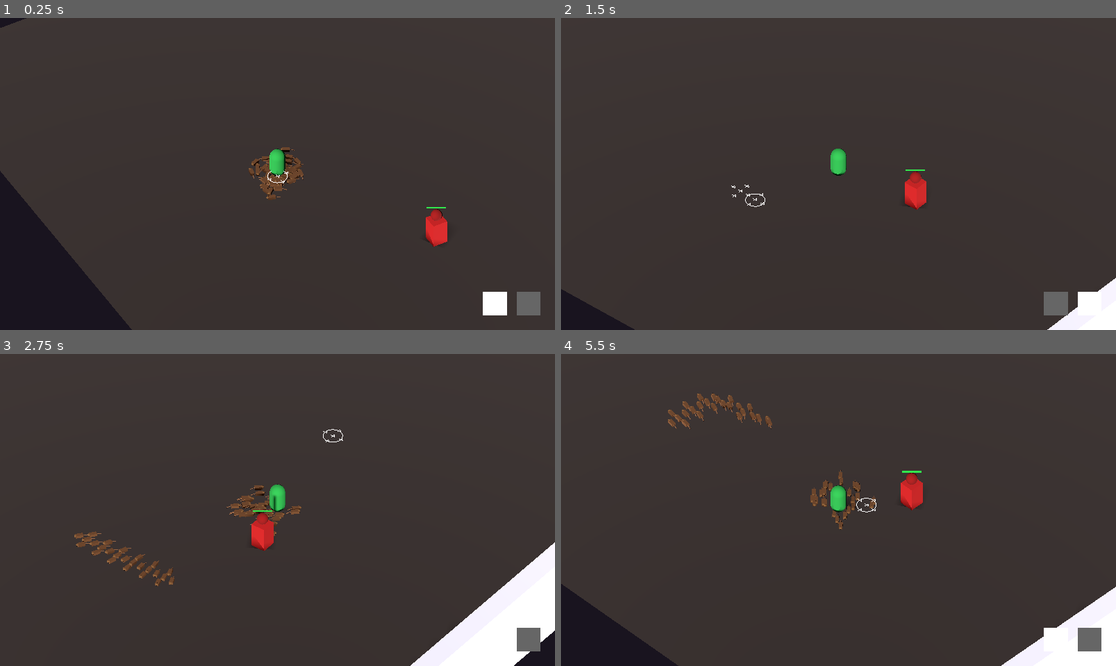
Above: before the commit, frames 1-4 (two rows, left to right).
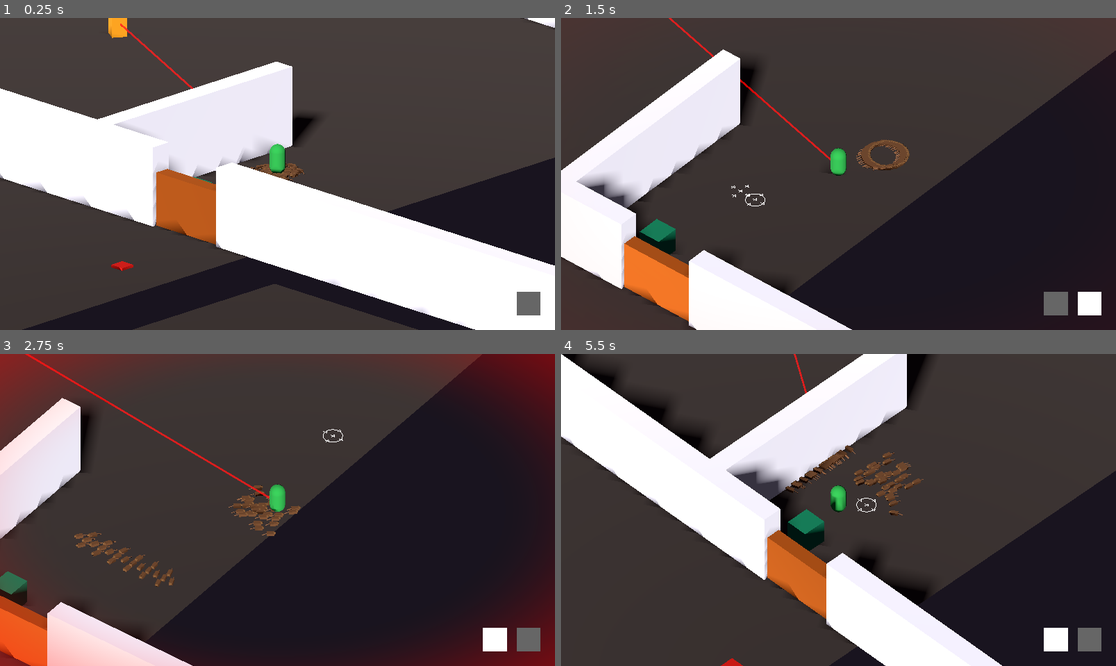
Above: after the commit, the same moments.

Repository: VirtuaIL/ZTGK-Prototyp
Game: Godot game, scene res://scenes/main.tscn
Same seed, same stepped clock (60 frames per second), same inputs: the game is played once before the commit and once after it.
Inputs (mouse positions are in pixels of both pictures, inside the frame that each line leads up to):
- Up to frame 1 (0.25 s): no input
- Up to frame 2 (1.5 s): tap Enter at 0.5 s; move the mouse to (960, 158) at 0.52 s; hold D (move_right) 0.53-1.25 s; hold F (toggle_mode) 0.53-1.25 s; click (960, 158) at 0.67 s; drag from (727, 189) to (810, 236) at 1.27 s
- Up to frame 3 (2.75 s): move the mouse to (333, 441) at 2.02 s; hold D (move_right) from 2.03 s (still down); hold F (toggle_mode) from 2.03 s (still down)
- Up to frame 4 (5.5 s): release D (move_right) at 2.75 s; release F (toggle_mode) at 2.75 s; drag from (810, 572) to (672, 463) at 2.77 s; move the mouse to (1005, 556) at 3.52 s; hold A (move_left) 3.53-4.25 s; hold F (toggle_mode) 3.53-4.25 s; drag from (672, 463) to (755, 432) at 4.27 s; move the mouse to (866, 510) at 5.02 s; hold S (move_back) from 5.03 s (still down); hold F (toggle_mode) from 5.03 s (still down); click (866, 510) at 5.17 s

The runs differ from the first frame. In frame 1, 50% of the frame differs, in the area x 0-100%, y 0-100%; in frame 2, 48%; in frame 3, 59%; in frame 4, 46%.

Commit message:
Update main.tscn

Diff:
--- a/scenes/main.tscn
+++ b/scenes/main.tscn
@@ -130,7 +130,7 @@
 shape = SubResource("BoxShape3D_1")
 
 [node name="Player" parent="." unique_id=1407634471 instance=ExtResource("2_player")]
-transform = Transform3D(1, 0, 0, 0, 1, 0, 0, 0, 1, -3.3457623, 0, 7.6858826)
+transform = Transform3D(1, 0, 0, 0, 1, 0, 0, 0, 1, -32.23569, -3.8146973e-06, -32.524307)
 
 [node name="Enemy" parent="." unique_id=1812332728 instance=ExtResource("3_enemy")]
 transform = Transform3D(1, 0, 0, 0, 1, 0, 0, 0, 1, 5, 0, 3)
@@ -149,7 +149,7 @@
 script = ExtResource("7_ability_hud")
 
 [node name="box" parent="." unique_id=2050762637 instance=ExtResource("8_tipki")]
-transform = Transform3D(1, 0, 0, 0, 1, 0, 0, 0, 1, 2.0744858, -4.7683716e-07, -14.699141)
+transform = Transform3D(1, 0, 0, 0, 1, 0, 0, 0, 1, -8.972961, 3.33786e-06, 3.0759583)
 
 [node name="box2" parent="." unique_id=1981168902 instance=ExtResource("8_tipki")]
 transform = Transform3D(1.6, 0, 0, 0, 1, 0, 0, 0, 1.7, -31.397541, -4.7683716e-07, -25.599928)
@@ -162,7 +162,7 @@
 transform = Transform3D(1, 0, 0, 0, 1, 0, 0, 0, 1, -28.671204, 0.016834497, -22.711378)
 
 [node name="button" parent="." unique_id=435181818 instance=ExtResource("10_choun")]
-transform = Transform3D(1, 0, 0, 0, 1, 0, 0, 0, 1, -27.385296, 0.02200041, -9.328043)
+transform = Transform3D(1, 0, 0, 0, 1, 0, 0, 0, 1, -27.385296, 0.02200041, -16.349964)
 
 [node name="button2" parent="." unique_id=557643948 instance=ExtResource("10_choun")]
 transform = Transform3D(1, 0, 0, 0, 1, 0, 0, 0, 1, -51.27137, 0.02200041, -53.428894)
